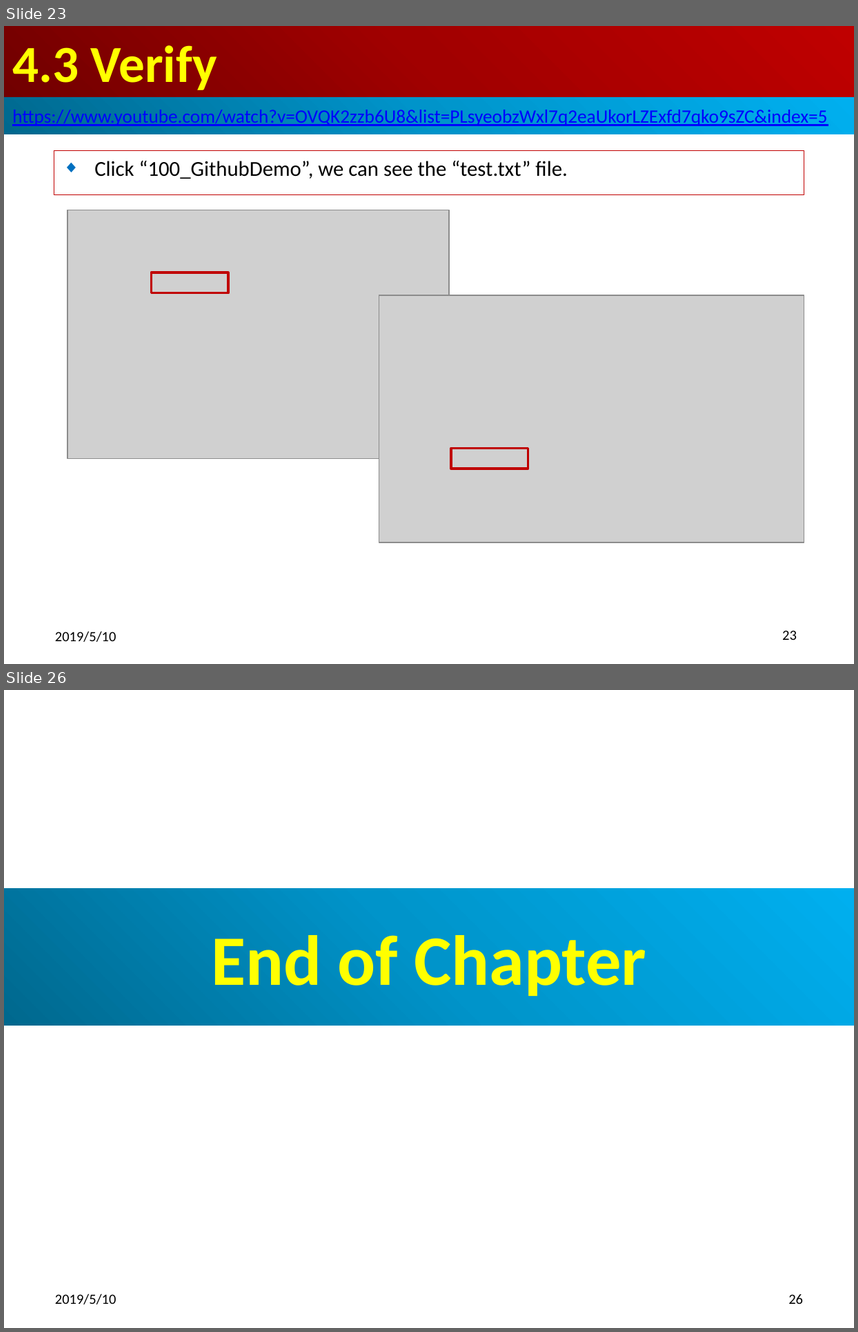
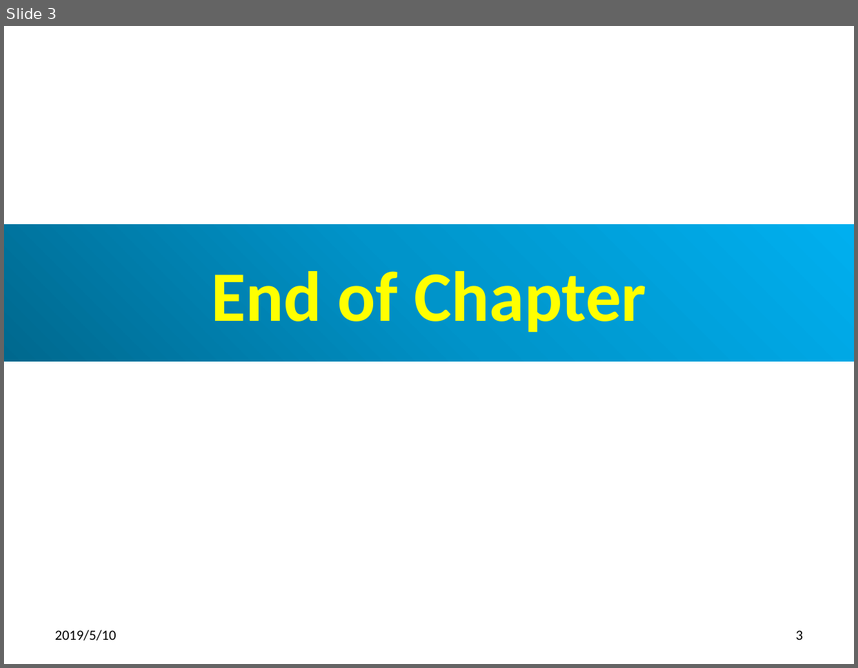
Before and after one commit to peterhchen/100-GitHub, a slide deck: ch06_EclipseGitHub.pptx. Shown one above the other, each under a label of ours: slides 23 and 26 before the commit, slide 3 after it; the slides between them are not shown. The pictures are 858x1332 and 858x668 pixels, drawn with LibreOffice and Linux fonts; fonts in the diff are those of the drawing; grey boxes stand for pictures. Boxes give left, top, right and bottom in pixels: in the first picture for what was removed or moved away, otherwise in the second. Text is boxed around its words. In the diff, an @@ line names an element or a change of style, - is before the commit and + after.

```diff
--- a/ch06_EclipseGitHub.pptx
+++ b/ch06_EclipseGitHub.pptx
@@ slide 23 removed at (4, 26, 854, 664), background #FFFFFF @@
@@ title removed at (4, 26, 854, 97) @@
-4.3 Verify
@@ rectangle removed at (4, 97, 854, 135) @@
-https://www.youtube.com/watch?v=OVQK2zzb6U8&list=PLsyeobzWxl7q2eaUkorLZExfd7qko9sZC&index=5
@@ subtitle removed at (54, 151, 804, 195) @@
-◆ Click “100_GithubDemo”, we can see the “test.txt” file.
@@ picture removed at (67, 210, 450, 459) @@
@@ rectangle removed at (151, 272, 228, 293) @@
@@ picture removed at (379, 296, 804, 543) @@
@@ rectangle removed at (451, 448, 528, 468) @@
@@ text removed at (55, 630, 116, 641) @@
-2019/5/10
@@ page number removed at (782, 630, 797, 639) @@
-23
@@ what was slide 26 is now slide 3 @@
@@ page number at (796, 630, 803, 639): text changed @@
-26
+3
```
Also in this commit, not shown: 2 slides changed, 22 other slides removed.
